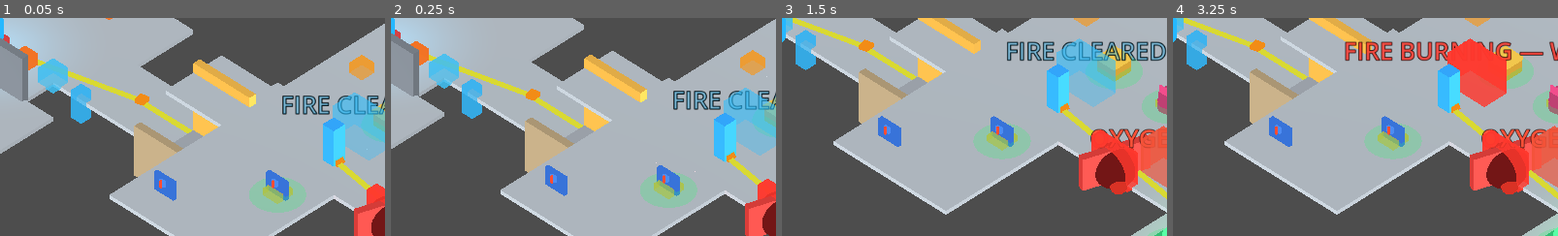
Above: before the commit, frames 1-4 (left to right).
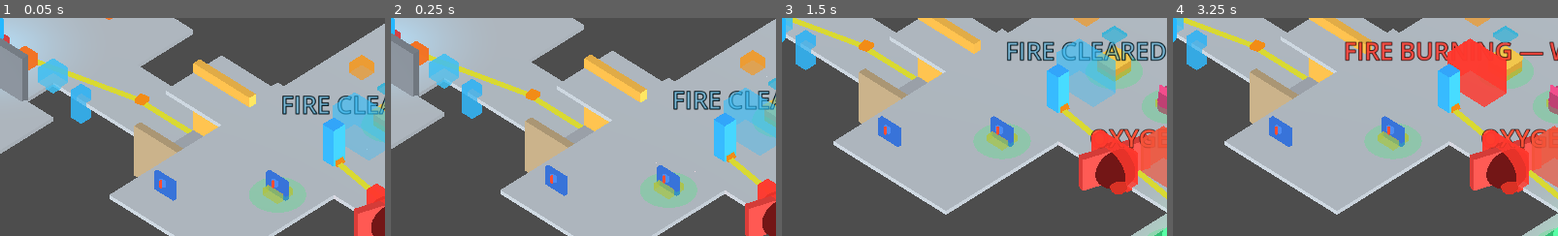
Above: after the commit, the same moments.

Repository: 9thLevelSoftware/the-synaptic-sea
Game: Godot game, scene res://scenes/main.tscn
The game is run twice, just before and just after one commit, with the same random seed, the same clock (stepped at 60 frames per second) and the same inputs.
Inputs (mouse positions are % of the whole screen's width and height, from its top left):
- Up to frame 1 (0.05 s): no input
- Up to frame 2 (0.25 s): no input
- Up to frame 3 (1.5 s): tap Enter (ui_accept) at 0.5, 0.77 s; move the mouse to (72, 45) at 0.52 s; hold D (move_right) 0.53-1.28 s; hold E (interact) 0.53-1.28 s; click (72, 45) at 0.67 s; move the mouse to (30, 55) at 1.27 s; hold S (move_back) from 1.28 s (still down); tap Tab (toggle_scanner) at 1.35 s
- Up to frame 4 (3.25 s): tap Enter (ui_accept) at 1.52, 2, 2.75, 3.02 s; move the mouse to (60, 28) at 2.02 s; release S (move_back) at 2.03 s; hold D (move_right) 2.03-2.78 s; tap Space at 2.1 s; move the mouse to (45, 70) at 2.77 s; hold W (move_forward) from 2.78 s (still down); tap Keypad Enter at 2.85 s; click (45, 70) at 2.92 s
The pictures show only the part of the screen within x 50-100%, y 45-95%; the shares and areas given below are measured in that part.

The runs differ from the first frame. In frame 1, less than 0.1% of the frame differs, in the area x 97-100%, y 29-36%; in frame 2, less than 0.1%; in frame 3, 0.3%, in the area x 83-90%, y 3-12%; in frame 4, 0.3%.

Commit message:
feat(cargo): coordinator cargo-hold spawn/handlers/persistence + main-scene smoke
Co-Authored-By: Claude Opus 4.8 <noreply@anthropic.com>

Diff:
--- a/scripts/procgen/playable_generated_ship.gd
+++ b/scripts/procgen/playable_generated_ship.gd
@@ -38,6 +38,8 @@
 const DockPortBarrierScript := preload("res://scripts/tools/dock_port_barrier.gd")
 const BridgeTerminalScript := preload("res://scripts/tools/bridge_terminal.gd")
 const HangarBayControlScript := preload("res://scripts/tools/hangar_bay_control.gd")
+const CargoHoldControlScript := preload("res://scripts/tools/cargo_hold_control.gd")
+const CargoTransferScript := preload("res://scripts/systems/cargo_transfer.gd")
 
 signal playable_ready(summary: Dictionary)
 signal playable_failed(reason: String)
@@ -153,6 +155,7 @@
 const PLAYER_LOCAL_ID := "player_local"
 var bridge_terminals: Array = []
 var hangar_controls: Array = []             # Array[HangarBayControl]
+var cargo_hold_controls: Array = []         # Array[CargoHoldControl]
 # Sub-project #2: the active derelict's objective interactables live under a
 # dedicated root (empty while on the home ship). Separate from the home gameplay
 # roots so it stays attached when away_from_start.
@@ -1274,6 +1277,7 @@
 	_spawn_dock_barrier(inst)
 	_spawn_bridge_terminal(inst)
 	_spawn_hangar_control(inst)
+	_spawn_cargo_hold_control(inst)
 	# Phase 5b Task 5: occupancy is the piloted ship — the player rides it to the host
 	# and stays aboard (no teleport into the derelict). recompute_occupancy() then
 	# tracks the player as they breach the dock seam and walk into the host.
@@ -1488,6 +1492,55 @@
 				c.get_parent().remove_child(c)
 			c.queue_free()
 	hangar_controls.clear()
+
+func _spawn_cargo_hold_control(inst) -> void:
+	if inst == null or not is_instance_valid(inst.scene_root):
+		return
+	var center: Vector3 = DockPortsScript._room_floor_center(inst.built_layout, "cargo", "cargo")
+	if center == Vector3.INF:
+		return   # no cargo room -> no hold, no lazy ShipInventory
+	# Prune dead entries + any existing control for this same carrier (idempotent).
+	var kept: Array = []
+	for c in cargo_hold_controls:
+		if not is_instance_valid(c):
+			continue
+		if String(c.carrier_id) == String(inst.ship_id):
+			if c.get_parent() != null:
+				c.get_parent().remove_child(c)
+			c.queue_free()
+			continue
+		kept.append(c)
+	cargo_hold_controls = kept
+	var control = CargoHoldControlScript.new()
+	(inst.scene_root as Node3D).add_child(control)
+	control.configure(String(inst.ship_id), center, 1.8)
+	control.cargo_deposit_requested.connect(_on_cargo_deposit_requested)
+	control.cargo_withdraw_requested.connect(_on_cargo_withdraw_requested)
+	cargo_hold_controls.append(control)
+
+func _clear_cargo_hold_controls() -> void:
+	for c in cargo_hold_controls:
+		if is_instance_valid(c):
+			if c.get_parent() != null:
+				c.get_parent().remove_child(c)
+			c.queue_free()
+	cargo_hold_controls.clear()
+
+func _on_cargo_deposit_requested(ship_id: String) -> void:
+	if inventory_state == null:
+		return
+	var inst = _find_ship_by_id(ship_id)
+	if inst == null:
+		return
+	CargoTransferScript.deposit_all(inventory_state, inst.get_inventory())
+
+func _on_cargo_withdraw_requested(ship_id: String, category: String) -> void:
+	if inventory_state == null:
+		return
+	var inst = _find_ship_by_id(ship_id)
+	if inst == null:
+		return
+	CargoTransferScript.withdraw_category(inst.get_inventory(), inventory_state, category)
 
 ## A ship currently airlock-docked to `carrier` (parent_ship == carrier) that is NOT
 ## already bayed there and whose airlock port size_class fits a free slot. null if none.
@@ -2195,6 +2248,7 @@
 		# Store the layout so DockPorts can derive port descriptors for boot docking.
 		home_ship.built_layout = loader.get_layout_copy()
 		_spawn_hangar_control(home_ship)
+		_spawn_cargo_hold_control(home_ship)
 		# Phase 5a Task 6: initialise occupancy to home ship (player starts here).
 		current_occupancy = home_ship
 		# Phase 5a Task 7: build the physical lifeboat docked to the starting derelict.
@@ -2302,6 +2356,7 @@
 	# Spawned post-add_child so the terminal is in-tree for the login range gate.
 	_spawn_bridge_terminal(lifeboat_ship)
 	_spawn_hangar_control(lifeboat_ship)
+	_spawn_cargo_hold_control(lifeboat_ship)
 
 ## Port-aligns piloted_ship's airlock to host's dock port and writes the dock
 ## relationship. host.scene_root must be in-tree. Returns the dock() result dict.
@@ -3948,6 +4003,7 @@
 	# containers unsearched after a fresh-process load → starter-part duplication.
 	if home_ship != null:
 		ws.home_looted_containers = home_ship.looted_container_ids.duplicate()
+		ws.home_ship_inventory = home_ship.get_inventory().get_summary()
 	ws.visited_ships = {}
 	for mid in visited_ships:
 		ws.visited_ships[String(mid)] = visited_ships[mid].get_summary()
@@ -4075,6 +4131,7 @@
 		inst.built_layout = new_root.get_layout_copy()
 	_spawn_bridge_terminal(inst)
 	_spawn_hangar_control(inst)
+	_spawn_cargo_hold_control(inst)
 
 ## Applies a WorldSnapshot: rebuilds the home ship first (this resets the runtime
 ## and returns to home if currently away), restores the SargassoWorld and the
@@ -4103,6 +4160,8 @@
 	#     so current_ship == home_ship and _build_loot_containers targets the home ship.
 	if home_ship != null:
 		home_ship.looted_container_ids = ws.home_looted_containers.duplicate()
+		if not ws.home_ship_inventory.is_empty():
+			home_ship.get_inventory().apply_summary(ws.home_ship_inventory)
 		if not away_from_start:
 			_build_loot_containers()
 	# 2. World model. _apply_run_snapshot reset us to the home ship; home_ship is
@@ -4365,6 +4424,7 @@
 	_clear_dock_barriers()
 	_clear_bridge_terminals()
 	_clear_hangar_controls()
+	_clear_cargo_hold_controls()
 	if hud_layer != null and is_instance_valid(hud_layer):
 		hud_layer.queue_free()
 	# REQ-014 blocking finding B: null the hud_layer and tracker
@@ -4603,6 +4663,7 @@
 	visited_ships[String(inst.marker_id)] = inst
 	_spawn_bridge_terminal(inst)
 	_spawn_hangar_control(inst)
+	_spawn_cargo_hold_control(inst)
 	return String(inst.ship_id)
 
 ## True iff a layout dict contains a room with room_role == "bridge".
@@ -4622,6 +4683,30 @@
 ## 5d seams: hangar-bay dock/launch validation surface.
 func home_ship_id_for_validation() -> String:
 	return String(home_ship.ship_id) if home_ship != null else ""
+
+func cargo_deposit_for_validation(ship_id: String) -> int:
+	var inst = _find_ship_by_id(ship_id)
+	if inst == null or inventory_state == null:
+		return 0
+	return int(CargoTransferScript.deposit_all(inventory_state, inst.get_inventory()).get("total_moved", 0))
+
+func cargo_withdraw_for_validation(ship_id: String, category: String) -> int:
+	var inst = _find_ship_by_id(ship_id)
+	if inst == null or inventory_state == null:
+		return 0
+	return int(CargoTransferScript.withdraw_category(inst.get_inventory(), inventory_state, category).get("total_moved", 0))
+
+func ship_hold_quantity_for_validation(ship_id: String, item_id: String) -> int:
+	var inst = _find_ship_by_id(ship_id)
+	if inst == null:
+		return 0
+	return inst.get_inventory().get_quantity(item_id)
+
+func ship_has_cargo_hold_for_validation(ship_id: String) -> bool:
+	for c in cargo_hold_controls:
+		if is_instance_valid(c) and String(c.carrier_id) == ship_id:
+			return true
+	return false
 
 func lifeboat_ship_id_for_validation() -> String:
 	return String(lifeboat_ship.ship_id) if lifeboat_ship != null else ""
--- a/scripts/validation/cargo_hold_smoke.gd
+++ b/scripts/validation/cargo_hold_smoke.gd
@@ -5,15 +5,15 @@
 ## file with the coordinator deposit/withdraw + save/load persistence flow.
 
 const CargoHoldControlScript := preload("res://scripts/tools/cargo_hold_control.gd")
+const PlayableGeneratedShipScript := preload("res://scripts/procgen/playable_generated_ship.gd")
+const InventoryStateScript := preload("res://scripts/systems/inventory_state.gd")
 
 var _deposit_emits: int = 0
 var _withdraw_cat: String = ""
 
 func _init() -> void:
 	await _run_section_a()
-	# Section B is appended in Task 7; for now Section A alone prints the marker.
-	print("CARGO HOLD SMOKE PASS section_a=true deposited=0 withdrew=0 persisted=false")
-	quit()
+	await _run_section_b()
 
 func _run_section_a() -> void:
 	var control = CargoHoldControlScript.new()
@@ -40,3 +40,42 @@
 	await process_frame
 	assert(control.try_deposit(player) == false, "out-of-range deposit refused")
 	assert(_deposit_emits == 1, "no extra emit out of range")
+
+func _run_section_b() -> void:
+	var ship = PlayableGeneratedShipScript.new()
+	root.add_child(ship)
+	for _i in range(3):
+		await process_frame
+
+	var home_id: String = ship.home_ship_id_for_validation()
+	assert(ship.ship_has_cargo_hold_for_validation(home_id), "home cargo hold control spawned")
+
+	# Seed the player inventory with a haulable part, then deposit-all into the home hold.
+	ship.inventory_state.add_item("scrap_metal", 6)   # scrap_metal: part, weight 5.0, max_stack 20
+	var deposited: int = ship.cargo_deposit_for_validation(home_id)
+	assert(deposited == 6, "deposited 6 into home hold (got %d)" % deposited)
+	assert(ship.ship_hold_quantity_for_validation(home_id, "scrap_metal") == 6, "hold holds 6")
+	assert(ship.inventory_state.get_quantity("scrap_metal") == 0, "player emptied of part")
+
+	# Withdraw the category back out.
+	var withdrew: int = ship.cargo_withdraw_for_validation(home_id, "part")
+	assert(withdrew >= 1, "withdrew at least 1 (got %d)" % withdrew)
+
+	# Re-deposit so the hold is non-empty, then assert the home hold persists via
+	# WorldSnapshot.home_ship_inventory across an in-process save->load round-trip.
+	# Uses the SAME seams as hangar_persistence_smoke.gd: save_world_for_validation()
+	# writes to disk, load_world_for_validation() reloads into the same instance.
+	ship.cargo_deposit_for_validation(home_id)
+	var qty_before: int = ship.ship_hold_quantity_for_validation(home_id, "scrap_metal")
+	assert(ship.save_world_for_validation() == true, "world saved")
+	assert(ship.load_world_for_validation() == true, "world loaded")
+	for _j in range(3):
+		await process_frame
+	var home2: String = ship.home_ship_id_for_validation()
+	var qty_after: int = ship.ship_hold_quantity_for_validation(home2, "scrap_metal")
+	var persisted: bool = qty_after == qty_before and qty_after > 0
+	assert(persisted, "home hold persisted across save/load (before=%d after=%d)" % [qty_before, qty_after])
+	ship.queue_free()
+
+	print("CARGO HOLD SMOKE PASS section_a=true deposited=%d withdrew=%d persisted=%s" % [deposited, withdrew, str(persisted)])
+	quit()
